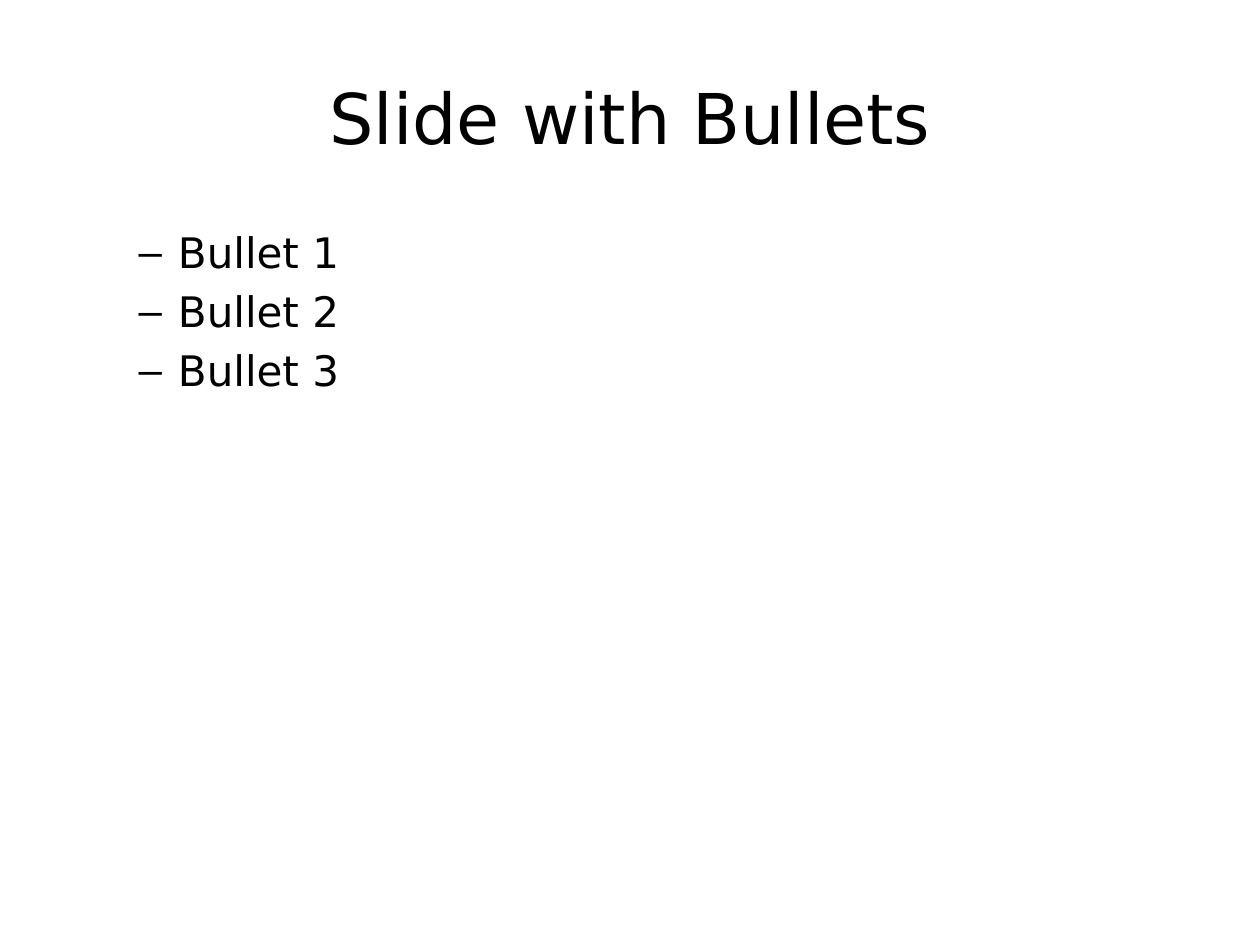
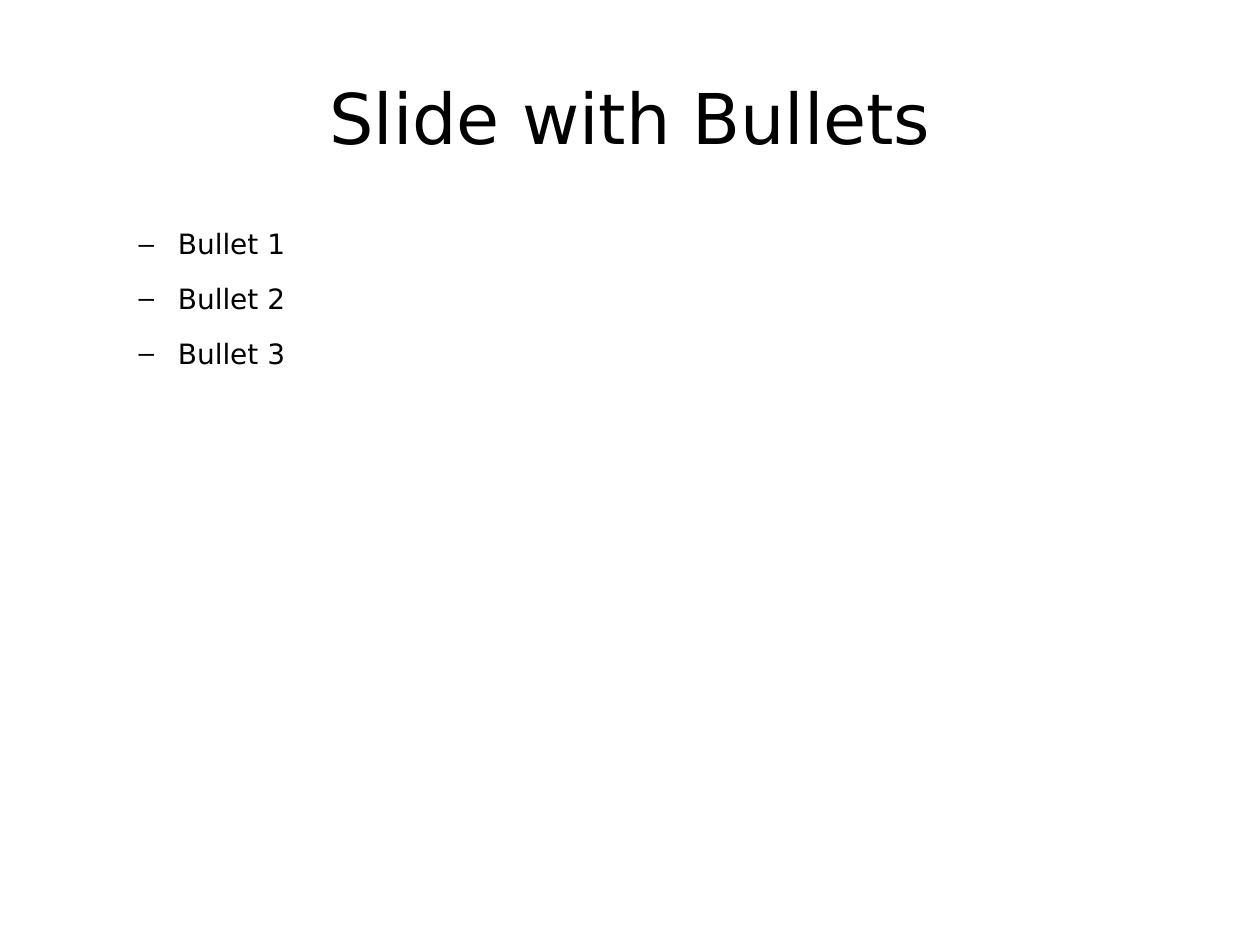
Before and after one commit to zmwm37/fair-ml, a slide deck: slide 3 of deloitteTemplate.pptx. Drawn at 1260x945 pixels with LibreOffice and Linux fonts; fonts in the diff are those of the drawing. Boxes give left, top, right and bottom in pixels: in the first picture for what was removed or moved away, otherwise in the second. Text is boxed around its words. In the diff, an @@ line names an element or a change of style, - is before the commit and + after.

Commit message:
format and refine first half content, prep charts for pptx

```diff
--- a/deloitteTemplate.pptx
+++ b/deloitteTemplate.pptx
@@ text "Bullet 1" at box(178, 232, 285, 365): size 24 to 16 pt; more space between paragraphs @@
```
Also in this commit, not shown: 2 other slides changed, 1 other file.
